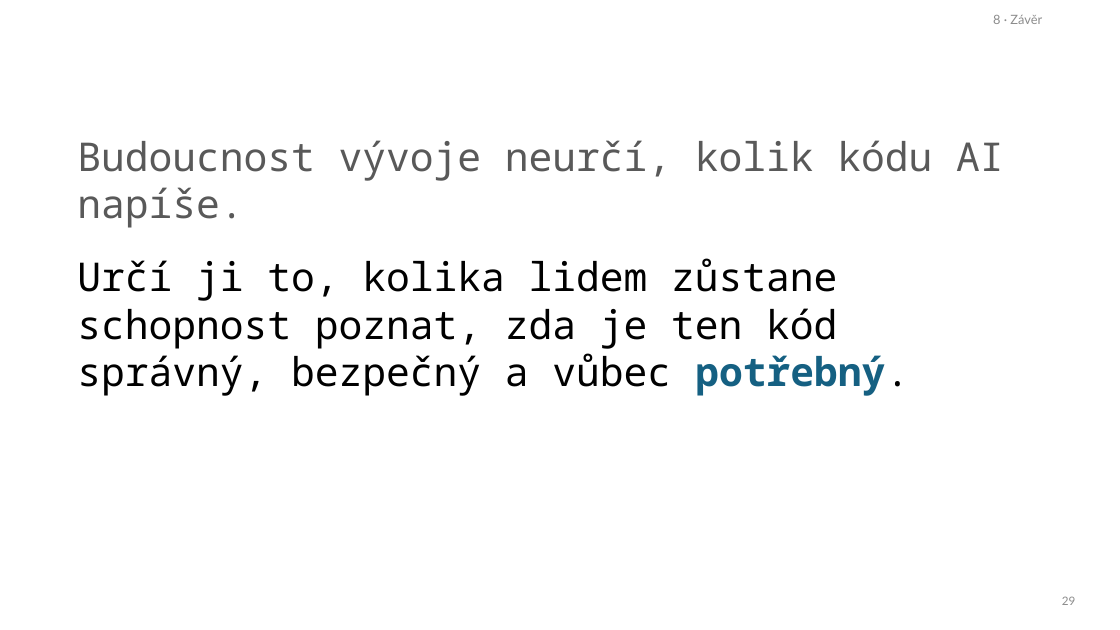
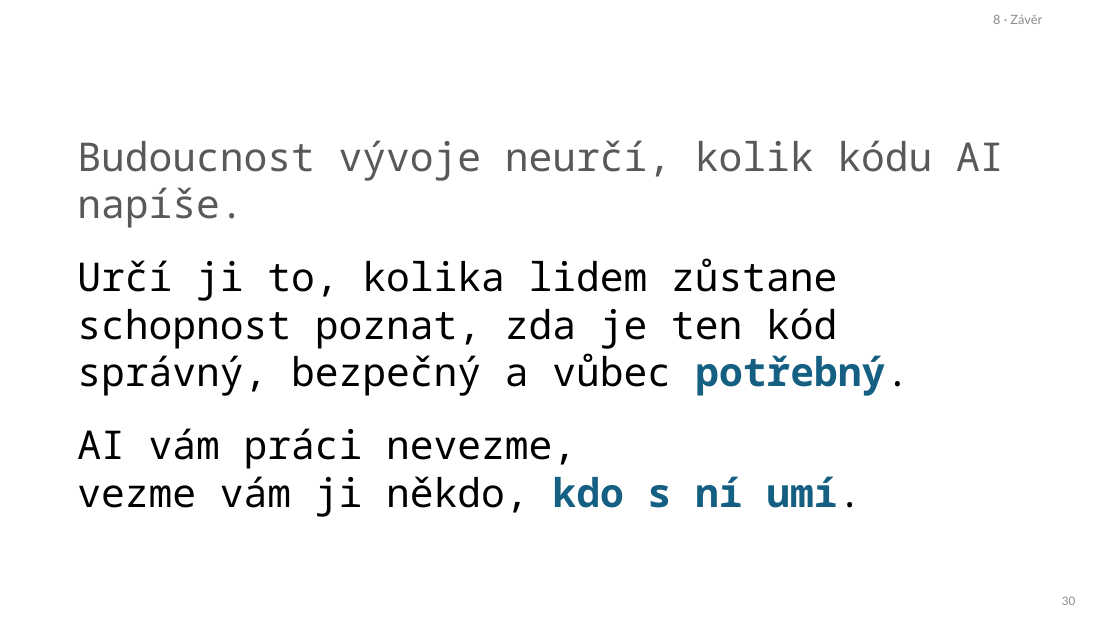
Before and after one commit to KUTlime/Talks, a slide deck: slide 30 of 2026-MaidayBrno/MaiDay2026-Budoucnost-vyvoje-v-dobe-AI - workshop v2.pptx (slide 29 before the commit). Drawn at 1120x630 pixels with LibreOffice and Linux fonts; fonts in the diff are those of the drawing. Boxes give left, top, right and bottom in pixels: in the first picture for what was removed or moved away, otherwise in the second. Text is boxed around its words. In the diff, an @@ line names an element or a change of style, - is before the commit and + after.

```diff
--- a/2026-MaidayBrno/MaiDay2026-Budoucnost-vyvoje-v-dobe-AI - workshop v2.pptx
+++ b/2026-MaidayBrno/MaiDay2026-Budoucnost-vyvoje-v-dobe-AI - workshop v2.pptx
@@ text added at [77, 428, 861, 517], 34 pt, text #000000 @@
+AI vám práci nevezme,
+vezme vám ji někdo, kdo s ní umí.
@@ page number at [1062, 596, 1075, 605]: text changed @@
-29
+30
```
Also in this commit, not shown: 3 other slides changed, 1 slide added.
